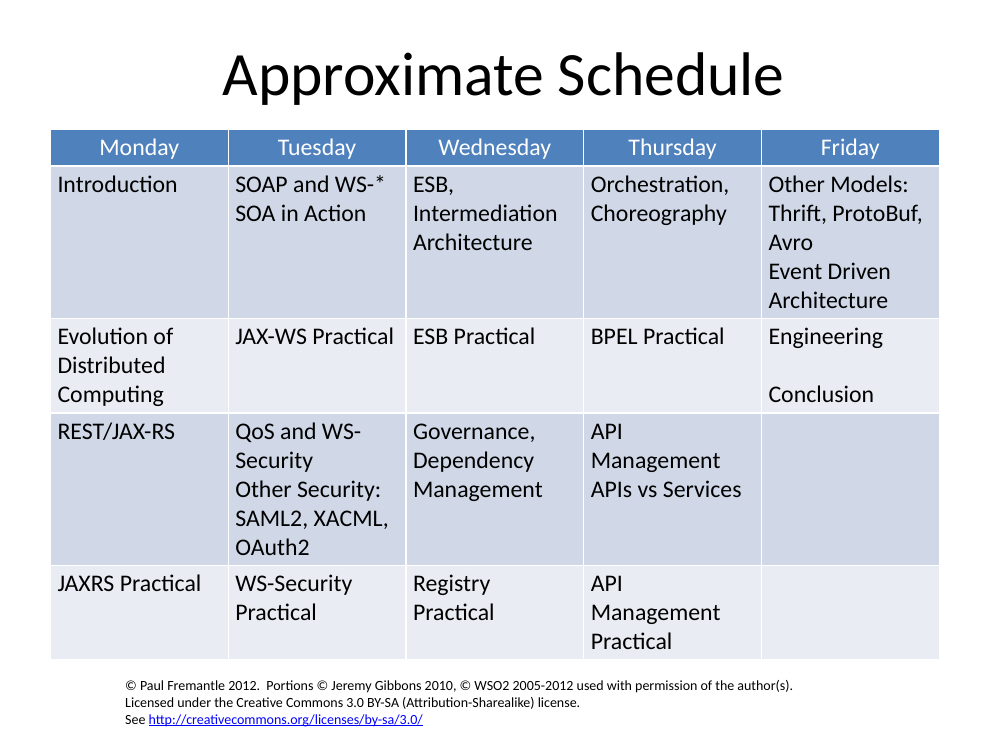
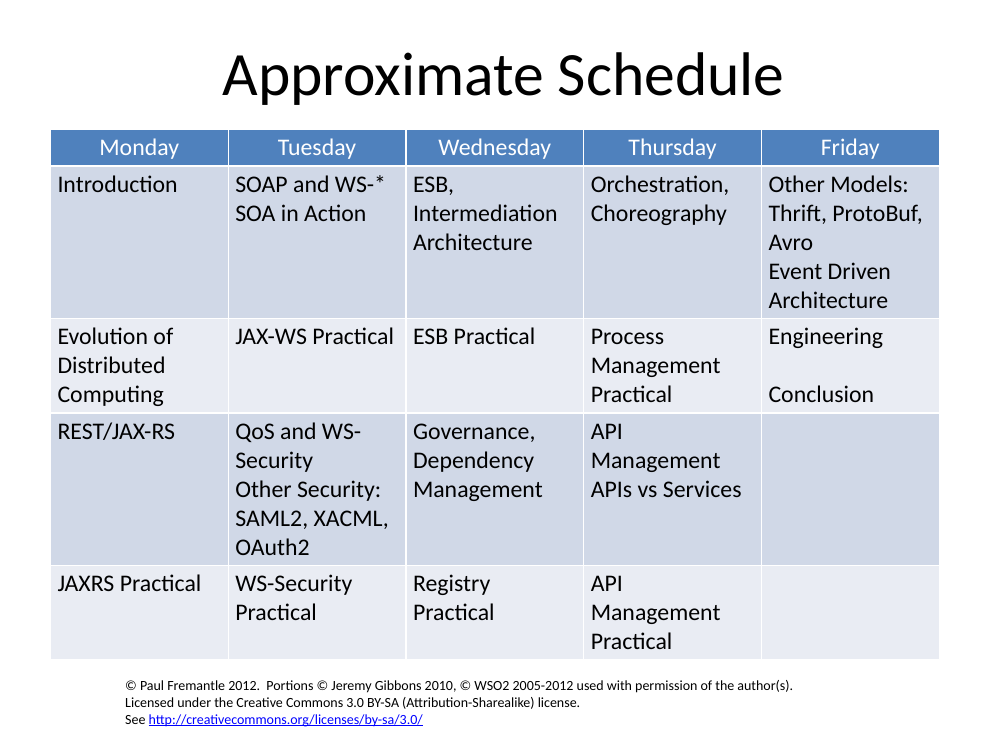
Before and after one commit to pzfreo/ox-soa-old, a slide deck: slide 13 of presentations/source/00-intro.pptx. Drawn at 1008x756 pixels with LibreOffice and Linux fonts; fonts in the diff are those of the drawing; background and template pictures are left out. Boxes give left, top, right and bottom in pixels: in the first picture for what was removed or moved away, otherwise in the second. Text is boxed around its words. In the diff, an @@ line names an element or a change of style, - is before the commit and + after.

```diff
--- a/presentations/source/00-intro.pptx
+++ b/presentations/source/00-intro.pptx
@@ table at <box>50,129,937,653</box> @@
-row 3, column 4: BPEL Practical
+row 3, column 4: Process Management Practical
```
Also in this commit, not shown: 4 other slides changed, 49 other files.
